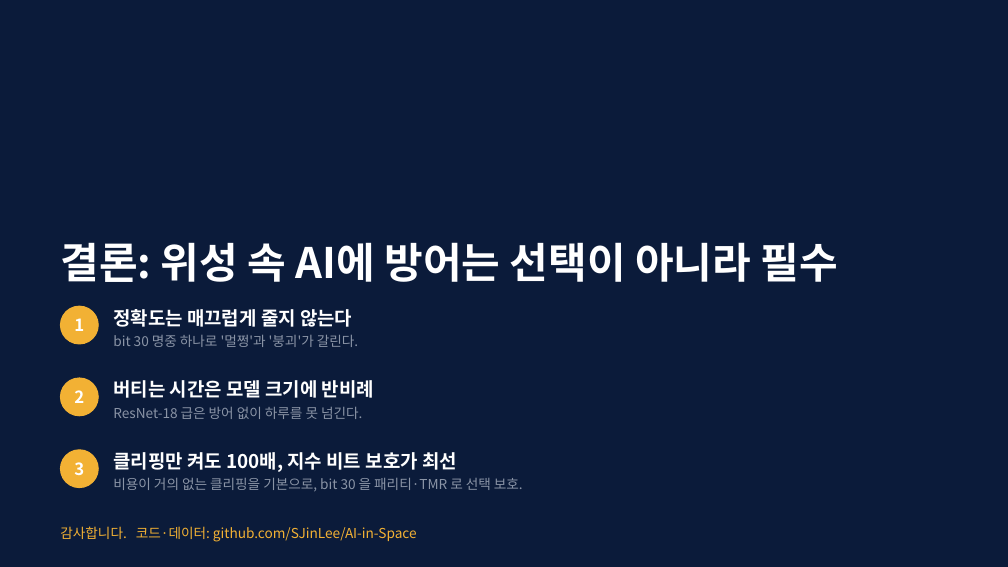
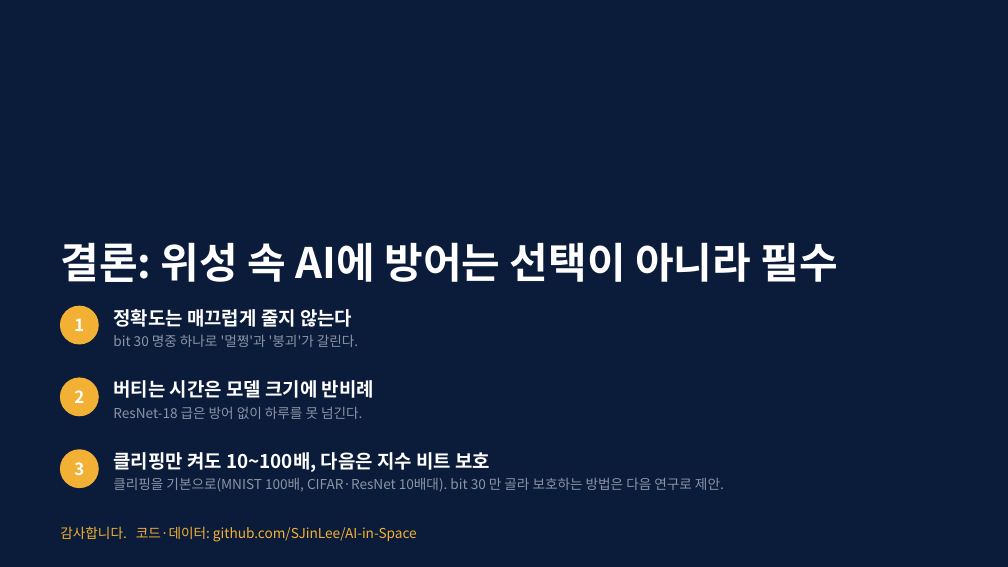
Before and after one commit to SJinLee/AI-in-Space, a slide deck: slide 11 of presentation/slides.pptx. Drawn at 1008x567 pixels with LibreOffice and Linux fonts; fonts in the diff are those of the drawing. Boxes give left, top, right and bottom in pixels: in the first picture for what was removed or moved away, otherwise in the second. Text is boxed around its words. In the diff, an @@ line names an element or a change of style, - is before the commit and + after.

```diff
--- a/presentation/slides.pptx
+++ b/presentation/slides.pptx
@@ text at bbox=[113, 452, 491, 472]: text changed @@
-클리핑만 켜도 100배, 지수 비트 보호가 최선
+클리핑만 켜도 10~100배, 다음은 지수 비트 보호
@@ text at bbox=[113, 478, 724, 492]: text changed @@
-비용이 거의 없는 클리핑을 기본으로, bit 30 을 패리티·TMR 로 선택 보호.
+클리핑을 기본으로(MNIST 100배, CIFAR·ResNet 10배대). bit 30 만 골라 보호하는 방법은 다음 연구로 제안.
```
Also in this commit, not shown: 5 other slides changed, 53 other files.
